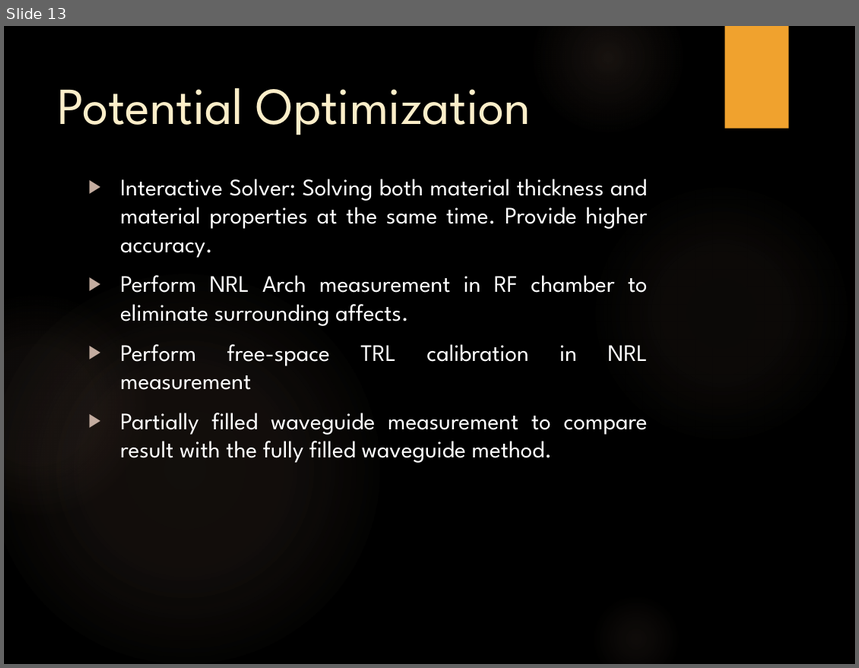
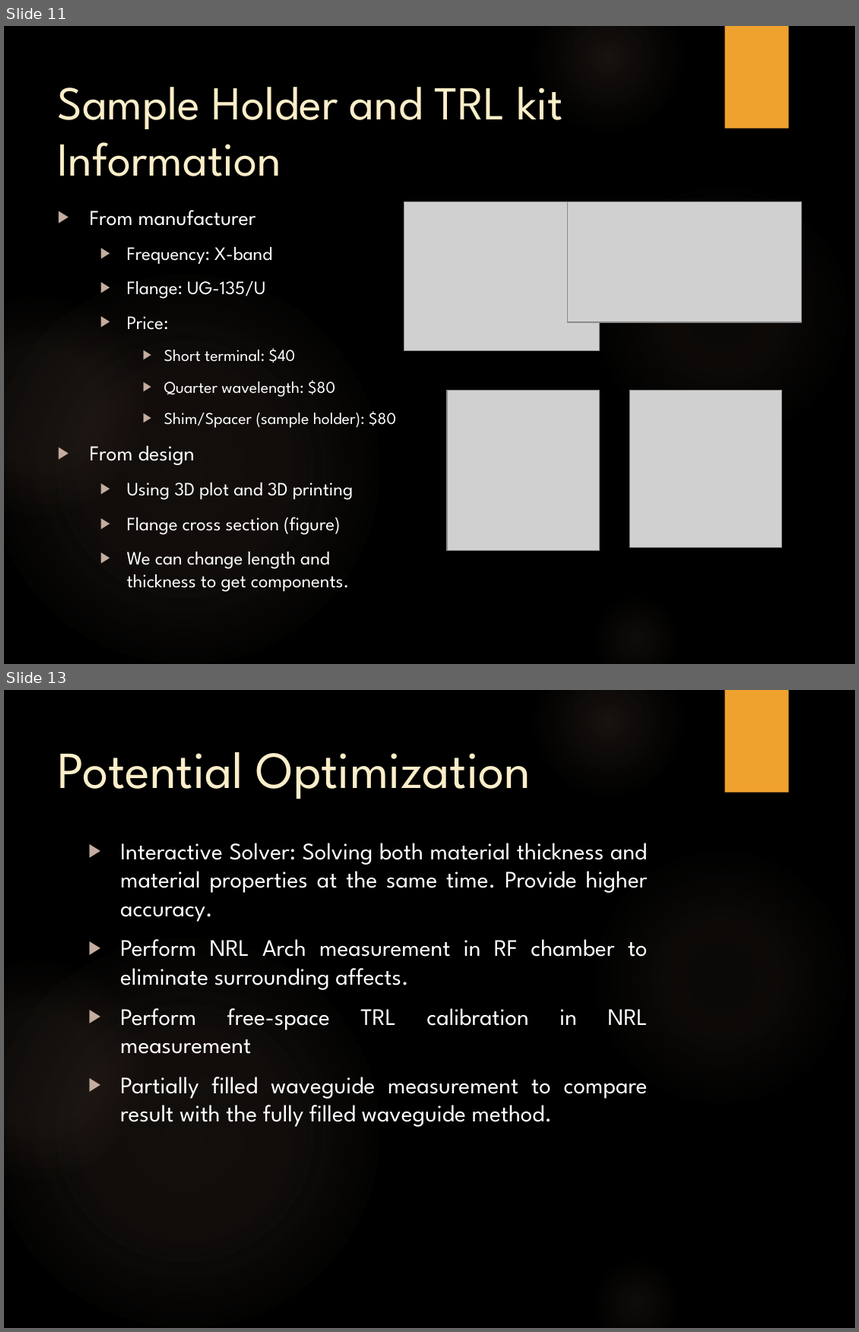
Before and after one commit to trankhiemha/ECE412-413-Capstone-Project-N3, a slide deck: Capstone project proposal presentation.pptx. Shown one above the other, each under a label of ours: slide 13 before the commit, slides 11 and 13 after it; the slides between them are not shown. The pictures are 859x668 and 859x1332 pixels, drawn with LibreOffice and Linux fonts; fonts in the diff are those of the drawing; grey boxes stand for pictures; background and template pictures are left out. Boxes give left, top, right and bottom in pixels: in the first picture for what was removed or moved away, otherwise in the second. Text is boxed around its words. In the diff, an @@ line names an element or a change of style, - is before the commit and + after.

```diff
--- a/Capstone project proposal presentation.pptx
+++ b/Capstone project proposal presentation.pptx
@@ slide 11 added at (4,26,855,664), background picture (left out); not listed: 6 template elements that a slide beside it also shows @@
@@ title added at (58,87,563,176), 40 pt, text #FBEEC9 @@
+Sample Holder and TRL kit Information
@@ picture added at (404,202,599,351) @@
@@ picture added at (567,202,801,322) @@
@@ text added at (90,210,396,592), 16 pt, text #FFFFFF @@
+▶ From manufacturer
+  ▶ Frequency: X-band
+  ▶ Flange: UG-135/U
+  ▶ Price:
+    ▶ Short terminal: $40
+    ▶ Quarter wavelength: $80
+    ▶ Shim/Spacer (sample holder): $80
+▶ From design
+  ▶ Using 3D plot and 3D printing
+  ▶ Flange cross section (figure)
+  ▶ We can change length and thickness to get components.
@@ picture added at (448,390,600,551) @@
@@ picture added at (629,390,782,548) @@
```
Also in this commit, not shown: 12 slides changed, 1 other slide added, 1 slide removed.
